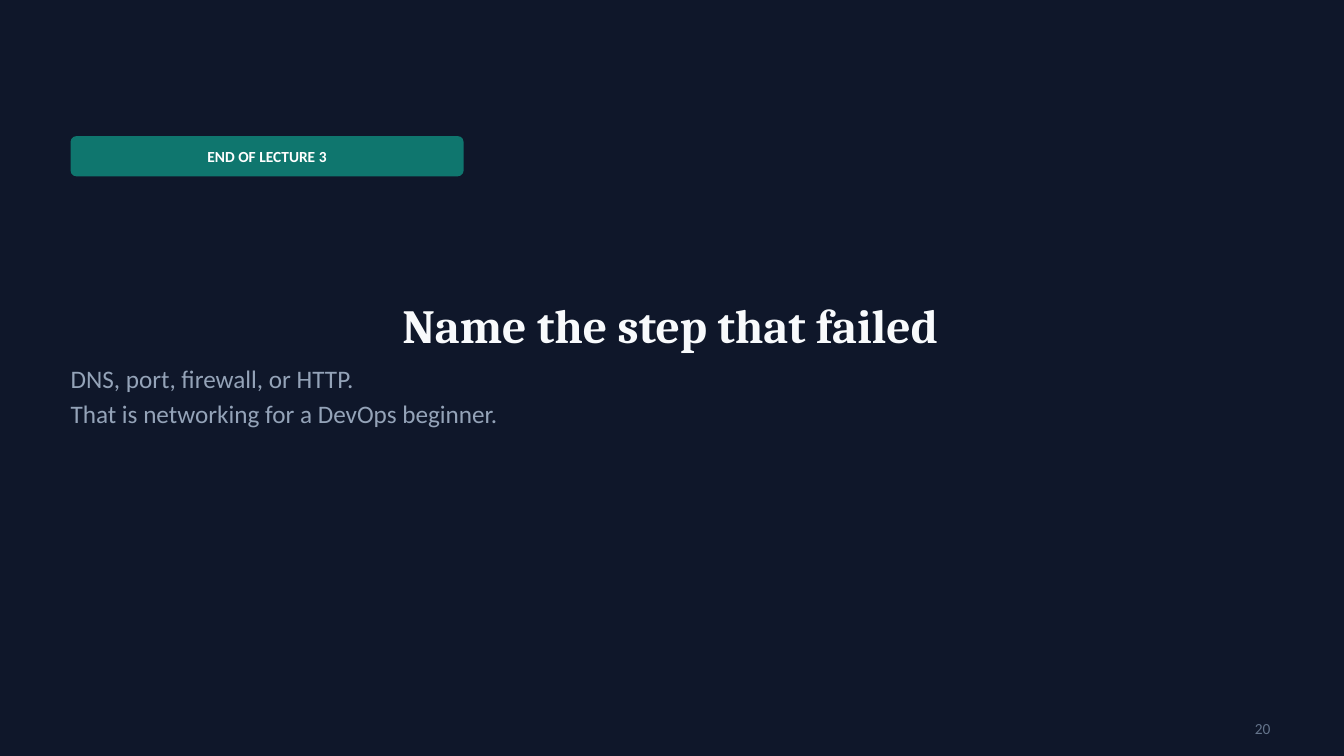
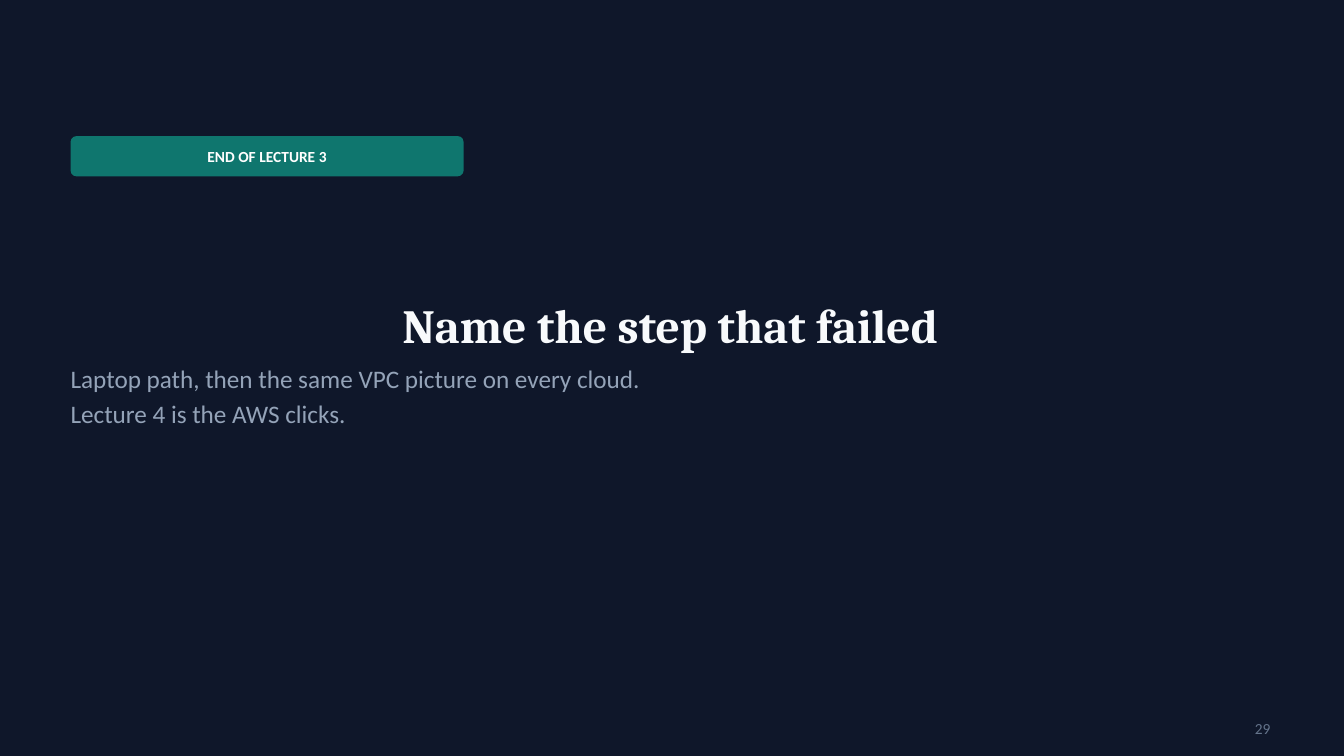
Before and after one commit to mayurb99/Devops_Beginners, a slide deck: slide 29 of lec-03/presentation/lec-03-networking.pptx (slide 20 before the commit). Drawn at 1344x756 pixels with LibreOffice and Linux fonts; fonts in the diff are those of the drawing. Boxes give left, top, right and bottom in pixels: in the first picture for what was removed or moved away, otherwise in the second. Text is boxed around its words. In the diff, an @@ line names an element or a change of style, - is before the commit and + after.

```diff
--- a/lec-03/presentation/lec-03-networking.pptx
+++ b/lec-03/presentation/lec-03-networking.pptx
@@ text at (x1=71, y1=370, x2=639, y2=423): text changed @@
-DNS, port, firewall, or HTTP.
-That is networking for a DevOps beginner.
+Laptop path, then the same VPC picture on every cloud.
+Lecture 4 is the AWS clicks.
@@ page number at (x1=1255, y1=724, x2=1271, y2=734): text changed @@
-20
+29
```
Also in this commit, not shown: 7 other slides changed, 11 slides added, 2 slides removed, 10 other files.
